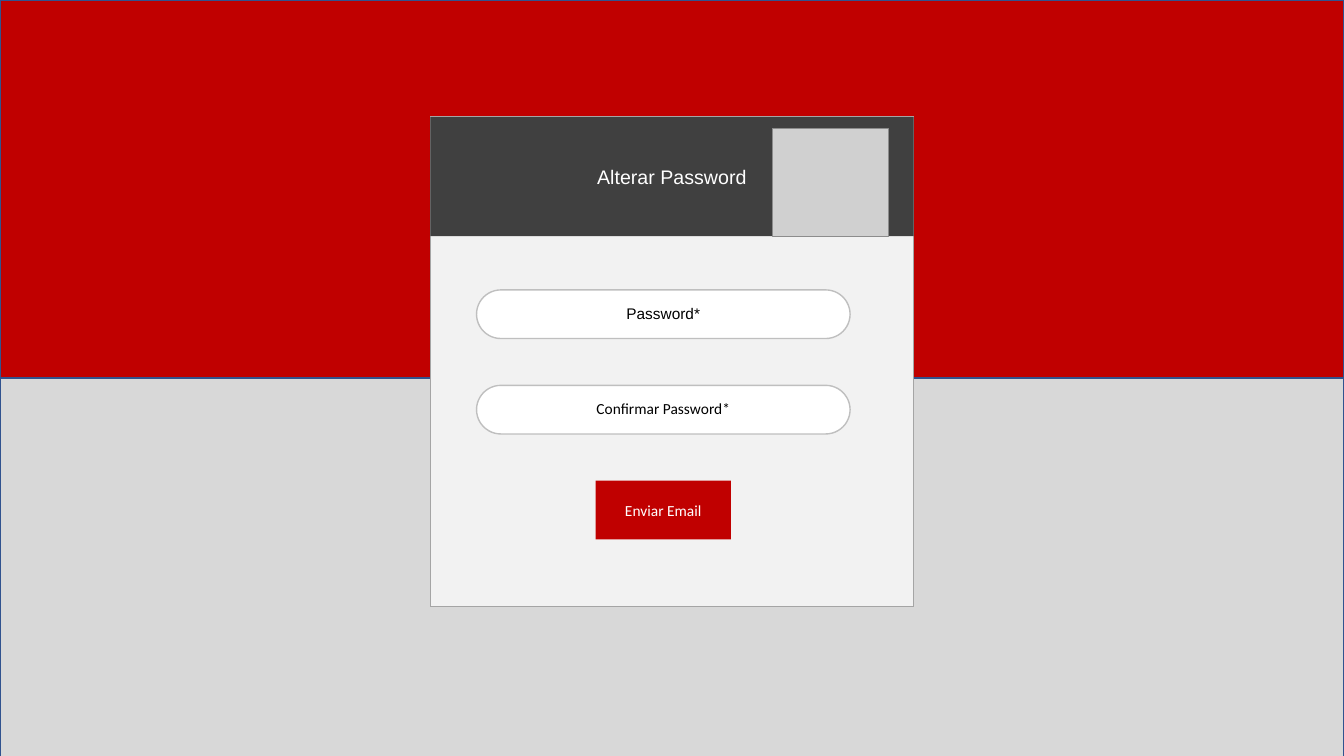
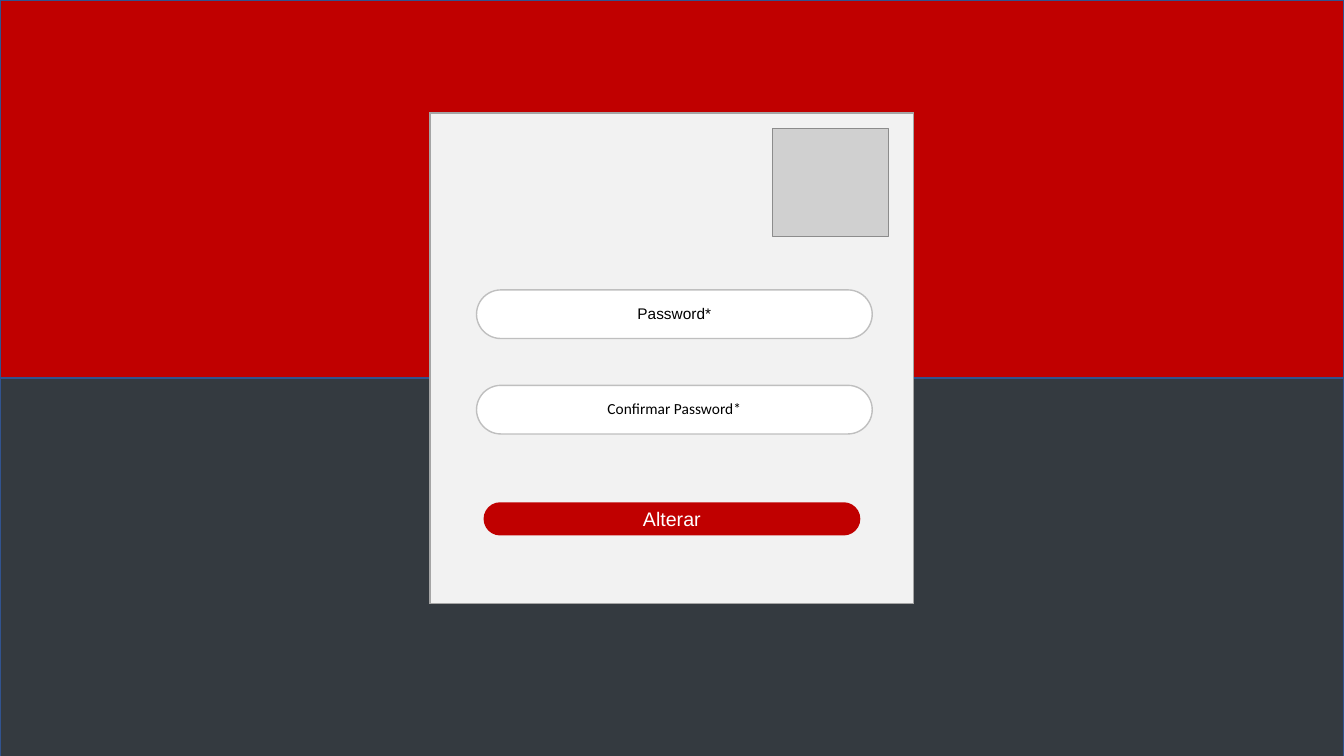
Before and after one commit to Reaf25pt/CriticalProject, a slide deck: slide 5 of frontend/mockup_final.pptx. Drawn at 1344x756 pixels with LibreOffice and Linux fonts; fonts in the diff are those of the drawing; grey boxes stand for pictures. Boxes give left, top, right and bottom in pixels: in the first picture for what was removed or moved away, otherwise in the second. Text is boxed around its words. In the diff, an @@ line names an element or a change of style, - is before the commit and + after.

```diff
--- a/frontend/mockup_final.pptx
+++ b/frontend/mockup_final.pptx
@@ rectangle moved from (x1=431, y1=117, x2=914, y2=607) to (x1=431, y1=113, x2=914, y2=604) @@
@@ rectangle removed at (x1=431, y1=117, x2=914, y2=236) @@
-Alterar Password
@@ rounded rectangle "Password*" resized from (x1=477, y1=290, x2=851, y2=339) to (x1=477, y1=290, x2=873, y2=339) @@
@@ rectangle at (x1=0, y1=338, x2=1344, y2=756): fill #D8D8D8 to #343A40 @@
@@ rounded rectangle "Confirmar Password*" resized from (x1=477, y1=385, x2=851, y2=434) to (x1=477, y1=385, x2=873, y2=434) @@
@@ rounded rectangle added at (x1=484, y1=502, x2=861, y2=535), fill #C00000, 14 pt, text #FFFFFF @@
+Alterar
@@ rectangle removed at (x1=596, y1=481, x2=731, y2=539) @@
-Enviar Email
```
Also in this commit, not shown: 3 other slides changed, 2 other files.
